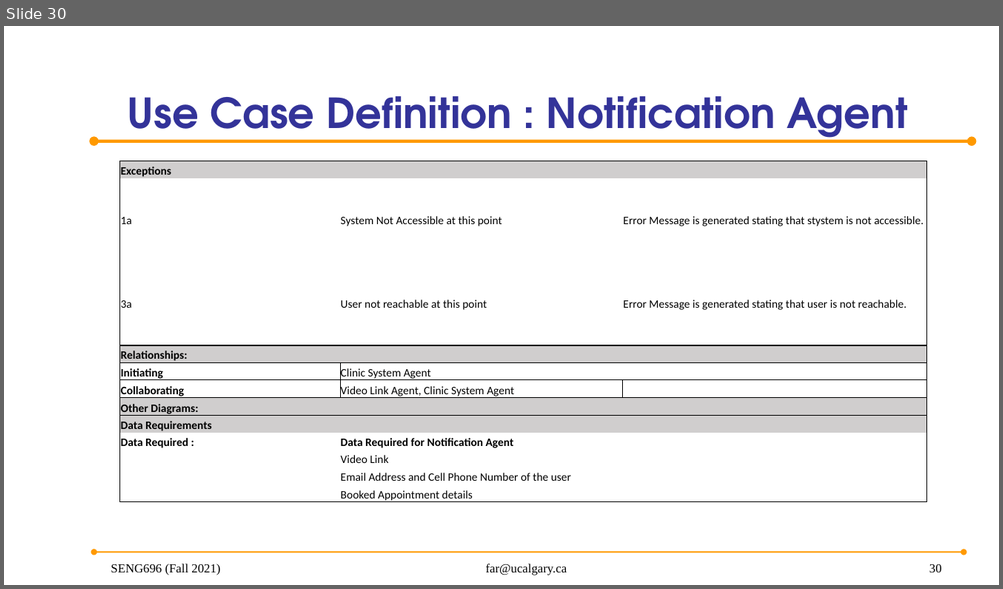
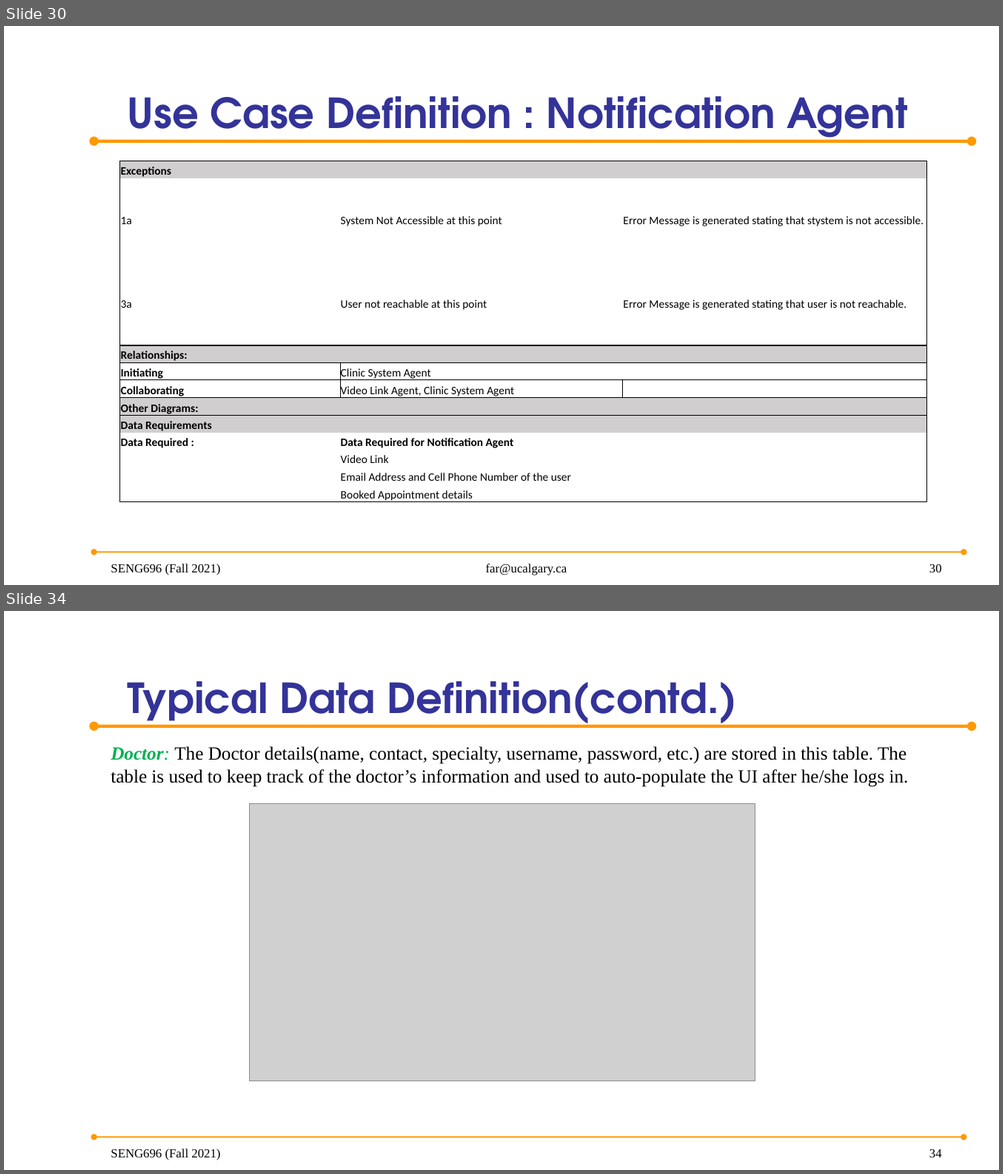
Before and after one commit to anish30145784/SENG696_GroupD, a slide deck: GroupD_ProjectPresentation.pptx. Shown one above the other, each under a label of ours: slide 30 before the commit, slides 30 and 34 after it; the slides between them are not shown. The pictures are 1003x589 and 1003x1174 pixels, drawn with LibreOffice and Linux fonts; fonts in the diff are those of the drawing; grey boxes stand for pictures; background and template pictures are left out. Boxes give left, top, right and bottom in pixels: in the first picture for what was removed or moved away, otherwise in the second. Text is boxed around its words. In the diff, an @@ line names an element or a change of style, - is before the commit and + after.

```diff
--- a/GroupD_ProjectPresentation.pptx
+++ b/GroupD_ProjectPresentation.pptx
@@ slide 34 added at (4,611,999,1170), background picture (left out); not listed: 2 template elements that a slide beside it also shows @@
@@ title added at (128,681,737,728), 40 pt, text #333399, bold @@
+Typical Data Definition(contd.)
@@ text added at (111,746,908,787), 18 pt, text #000000 @@
+Doctor: The Doctor details(name, contact, specialty, username, password, etc.) are stored in this table. The table is used to keep track of the doctor’s information and used to auto-populate the UI after he/she logs in.
@@ picture added at (250,803,755,1082) @@
@@ text added at (111,1149,220,1161), 12 pt, text #000000 @@
+SENG696 (Fall 2021)
@@ page number added at (929,1150,942,1158), 12 pt, text #000000 @@
+34
```
Also in this commit, not shown: 4 slides changed, 3 other slides added.
